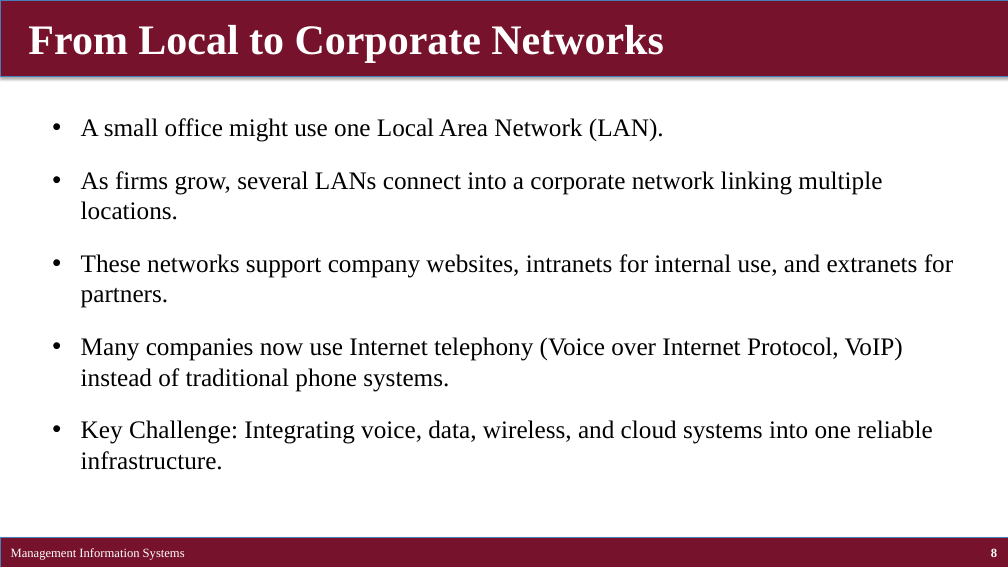
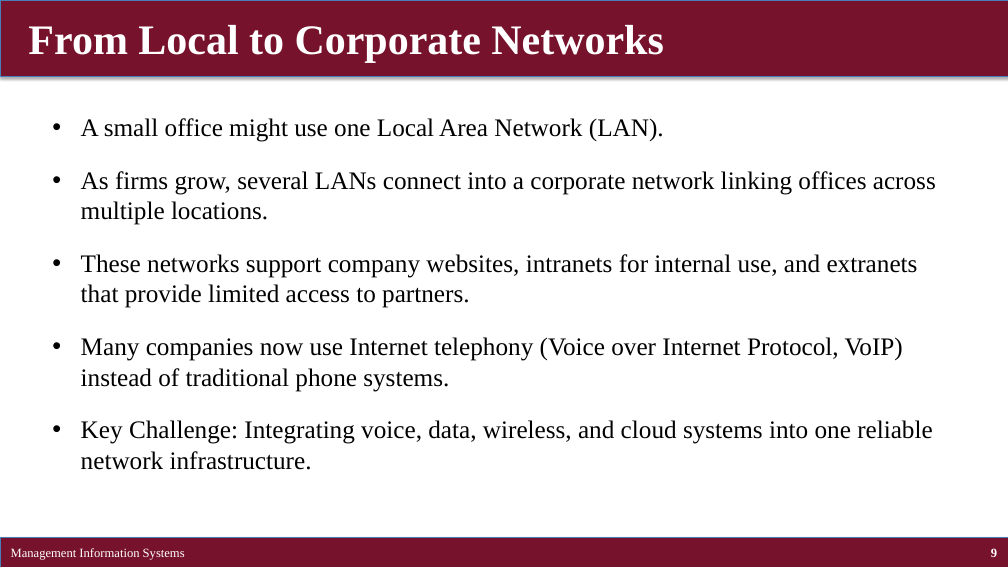
Before and after one commit to brianhwpark/brianhwpark.github.io, a slide deck: slide 9 of files/teaching-resources/concordiacollege-busn-315/busn-315-lecture-note/busn315-ch07.pptx (slide 8 before the commit). Drawn at 1008x567 pixels with LibreOffice and Linux fonts; fonts in the diff are those of the drawing. Boxes give left, top, right and bottom in pixels: in the first picture for what was removed or moved away, otherwise in the second. Text is boxed around its words. In the diff, an @@ line names an element or a change of style, - is before the commit and + after.

```diff
--- a/files/teaching-resources/concordiacollege-busn-315/busn-315-lecture-note/busn315-ch07.pptx
+++ b/files/teaching-resources/concordiacollege-busn-315/busn-315-lecture-note/busn315-ch07.pptx
@@ text at (x1=81, y1=171, x2=936, y2=308): text changed @@
-• As firms grow, several LANs connect into a corporate network linking multiple locations.
-• These networks support company websites, intranets for internal use, and extranets for partners.
+• As firms grow, several LANs connect into a corporate network linking offices across multiple locations.
+• These networks support company websites, intranets for internal use, and extranets that provide limited access to partners.
@@ text at (x1=81, y1=420, x2=932, y2=470): text changed @@
-• Key Challenge: Integrating voice, data, wireless, and cloud systems into one reliable infrastructure.
+• Key Challenge: Integrating voice, data, wireless, and cloud systems into one reliable network infrastructure.
@@ page number at (x1=991, y1=549, x2=997, y2=557): text changed @@
-8
+9
```
Also in this commit, not shown: 16 other slides changed, 1 slide added, 3 slides removed, 1 other file.
